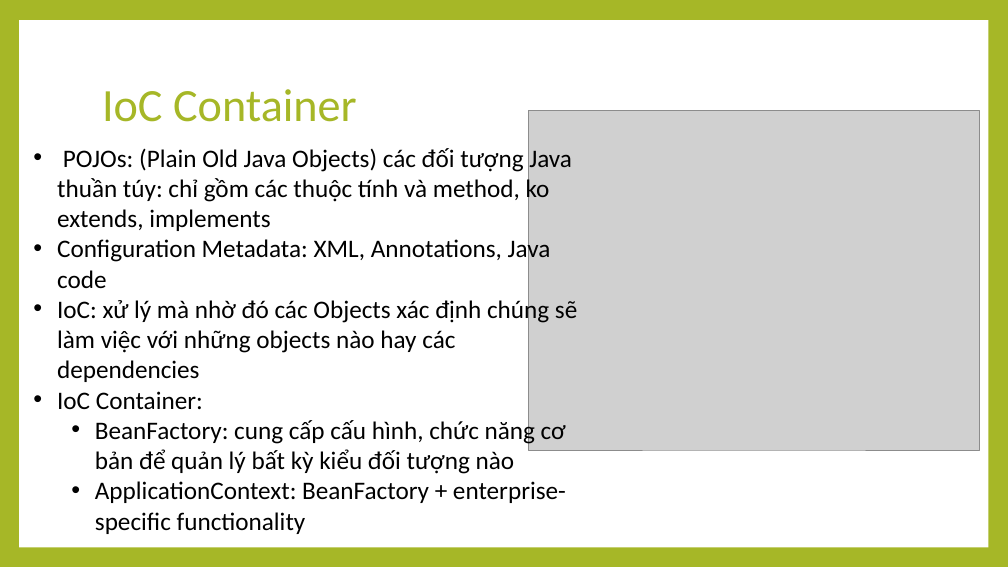
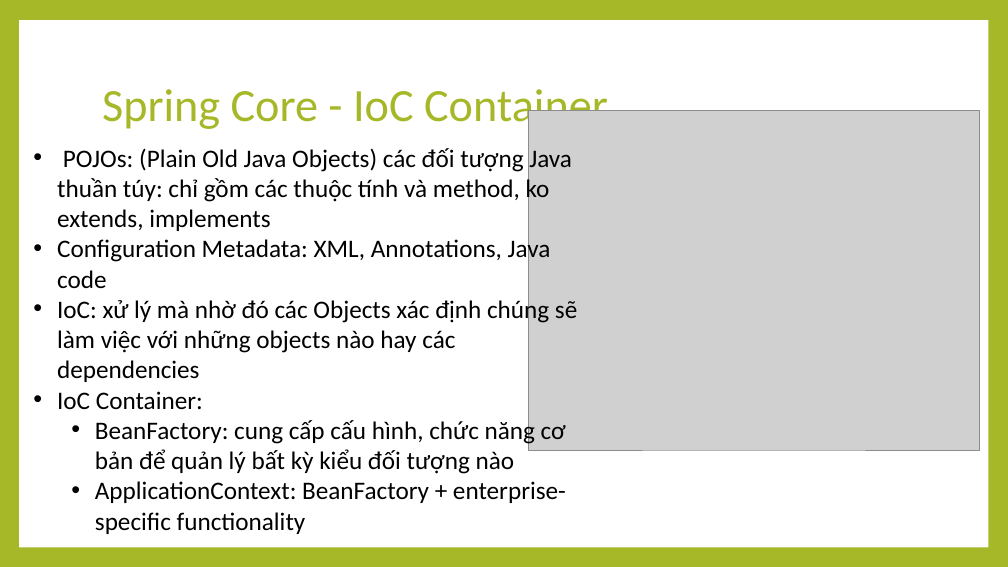
Before and after one commit to thaolt007/spring-doc, a slide deck: slide 5 of Spring.pptx. Drawn at 1008x567 pixels with LibreOffice and Linux fonts; fonts in the diff are those of the drawing; grey boxes stand for pictures. Boxes give left, top, right and bottom in pixels: in the first picture for what was removed or moved away, otherwise in the second. Text is boxed around its words. In the diff, an @@ line names an element or a change of style, - is before the commit and + after.

```diff
--- a/Spring.pptx
+++ b/Spring.pptx
@@ title at box(102, 89, 608, 132): text changed @@
-IoC Container
+Spring Core - IoC Container
```
Also in this commit, not shown: 7 other slides changed, 6 slides added, 3 other files.
